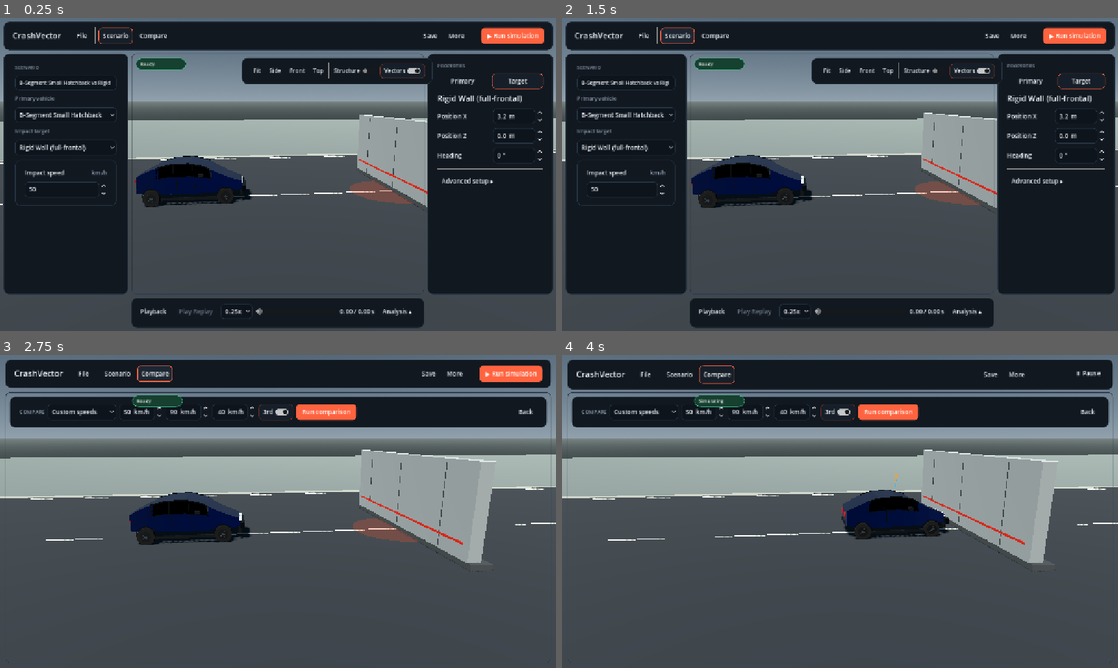
Above: before the commit, frames 1-4 (two rows, left to right).
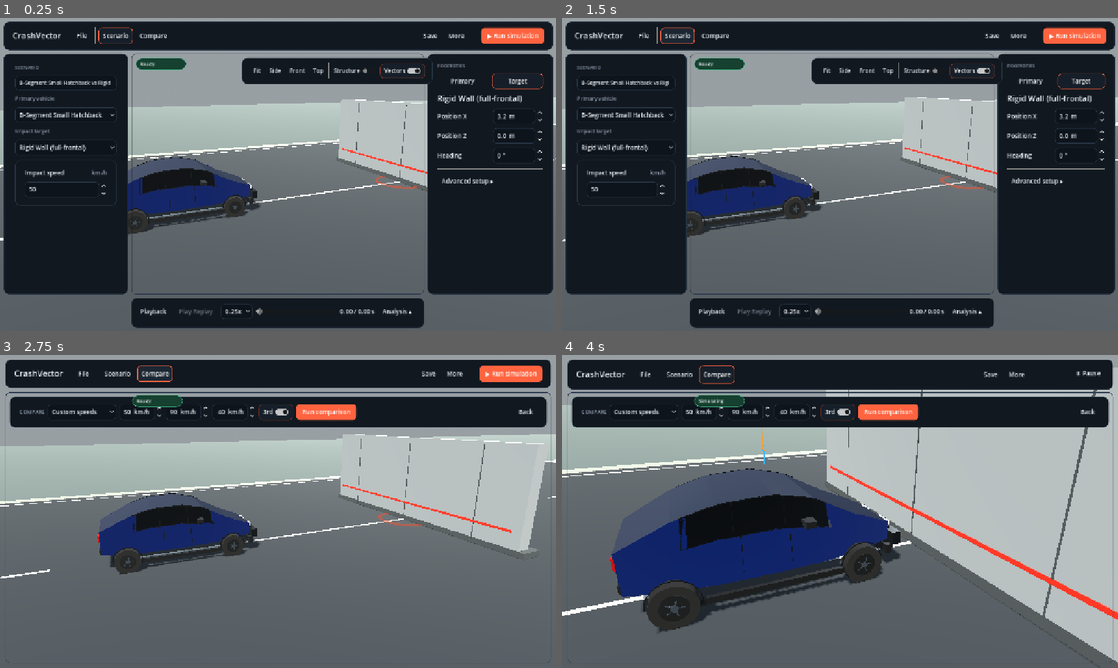
Above: after the commit, the same moments.

Repository: ArrowSK/crashvector
Game: Godot game, scene res://app/main.tscn
The game is run twice, just before and just after one commit, with the same random seed, the same clock (stepped at 60 frames per second) and the same inputs.
Inputs:
- Up to frame 1 (0.25 s): no input
- Up to frame 2 (1.5 s): click "File" at 0.5 s; click "Scenario" at 1.25 s
- Up to frame 3 (2.75 s): click "Compare" at 2 s
- Up to frame 4 (4 s): click "More" at 2.75 s; click "▶ Run simulation" at 3.5 s

The runs differ from the first frame. In frame 1, 39% of the frame differs, in the area x 0-100%, y 0-100%; in frame 2, 40%; in frame 3, 67%; in frame 4, 55%.

Commit message:
visual: make presentation polish production entrypoint [skip ci]

Diff:
--- a/app/main.tscn
+++ b/app/main.tscn
@@ -1,6 +1,6 @@
 [gd_scene load_steps=2 format=3]
 
-[ext_resource type="Script" path="res://src/demo/crash_demo_m17.gd" id="1_demo"]
+[ext_resource type="Script" path="res://src/demo/crash_demo_presentation.gd" id="1_demo"]
 
 [node name="CrashVectorEditor" type="Node3D"]
 script = ExtResource("1_demo")
